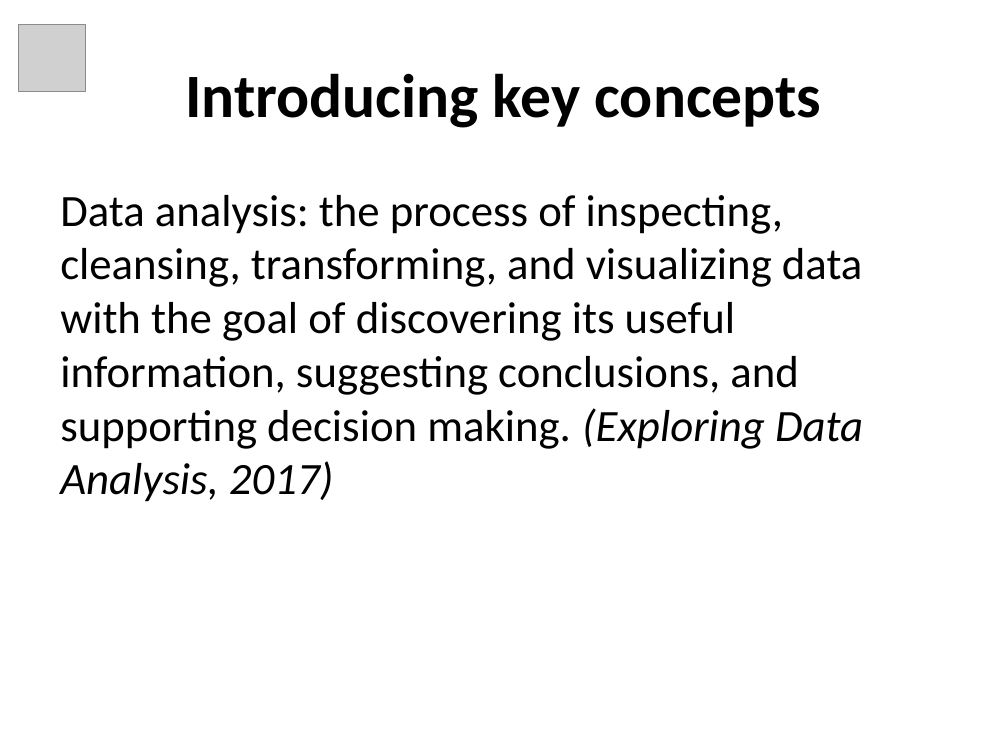
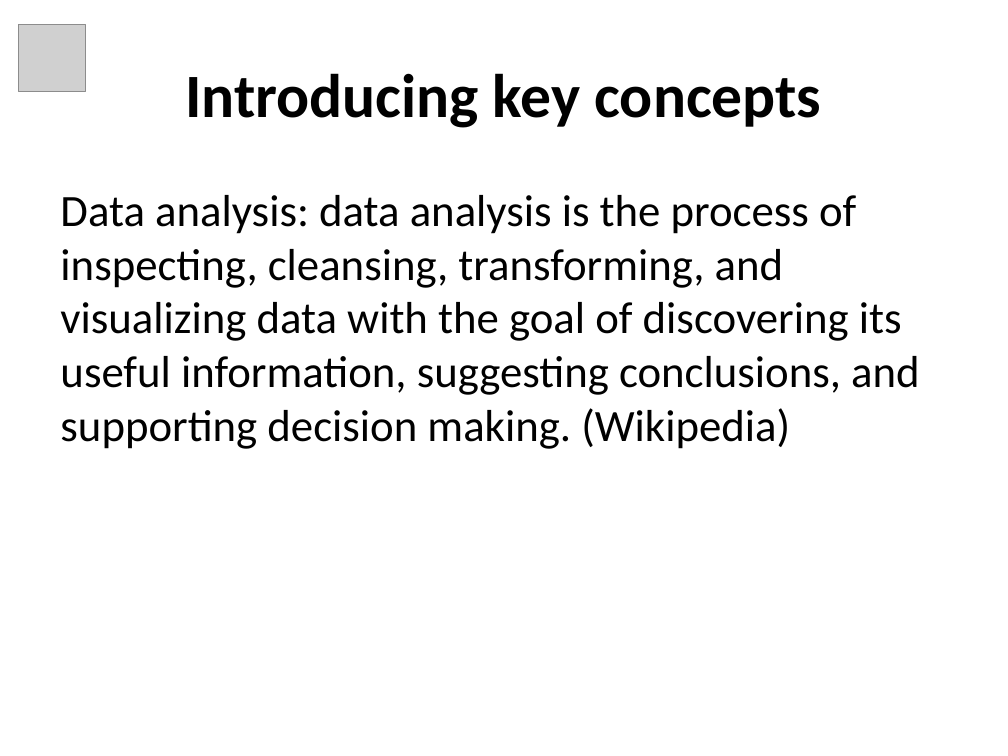
Before and after one commit to tascha/D4DM, a slide deck: slide 5 of documents/Module4_Slides.ppt. Drawn at 1008x756 pixels with LibreOffice and Linux fonts; fonts in the diff are those of the drawing; grey boxes stand for pictures. Boxes give left, top, right and bottom in pixels: in the first picture for what was removed or moved away, otherwise in the second. Text is boxed around its words. In the diff, an @@ line names an element or a change of style, - is before the commit and + after.

```diff
--- a/documents/Module4_Slides.ppt
+++ b/documents/Module4_Slides.ppt
@@ text at <box>60,195,920,449</box>: text changed @@
-Data analysis: the process of inspecting, cleansing, transforming, and visualizing data with the goal of discovering its useful information, suggesting conclusions, and supporting decision making. (Exploring Data Analysis, 2017)
+Data analysis: data analysis is the process of inspecting, cleansing, transforming, and visualizing data with the goal of discovering its useful information, suggesting conclusions, and supporting decision making. (Wikipedia)
```
Also in this commit, not shown: 18 other slides changed, 5 slides added, 4 slides removed.
